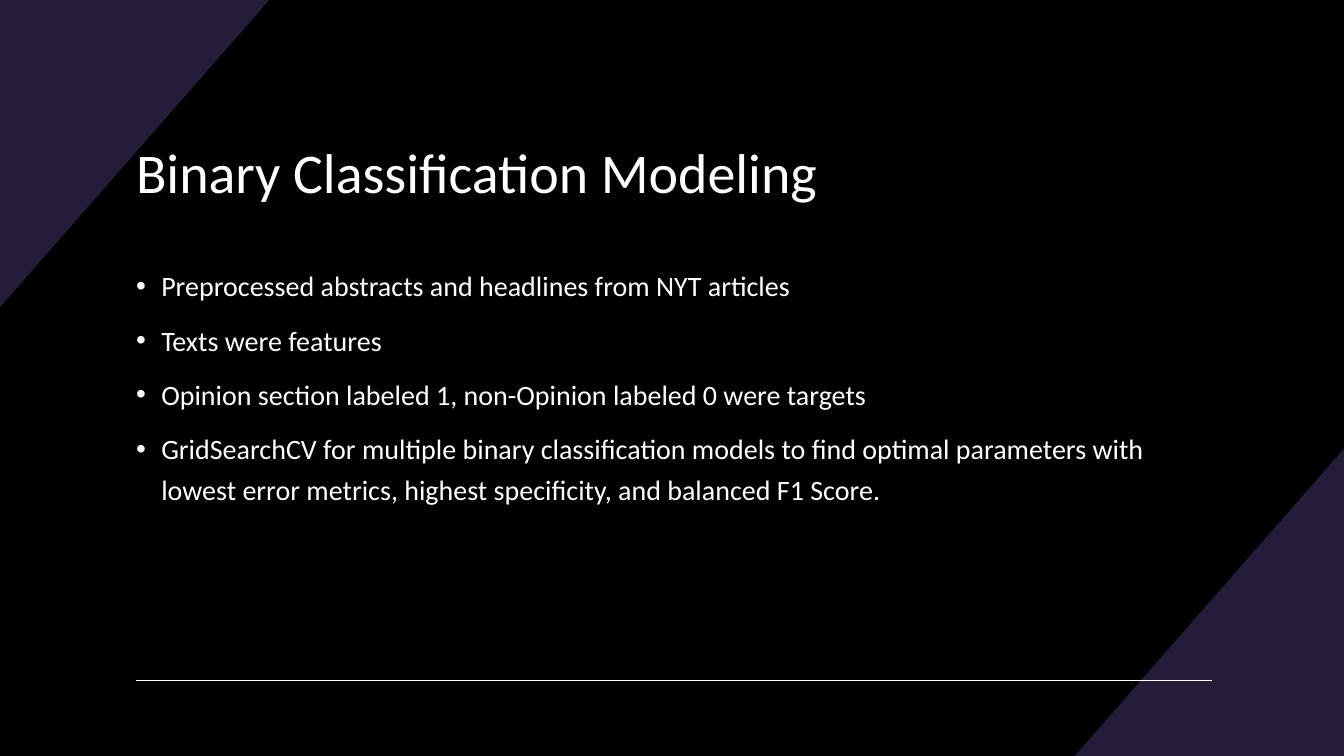
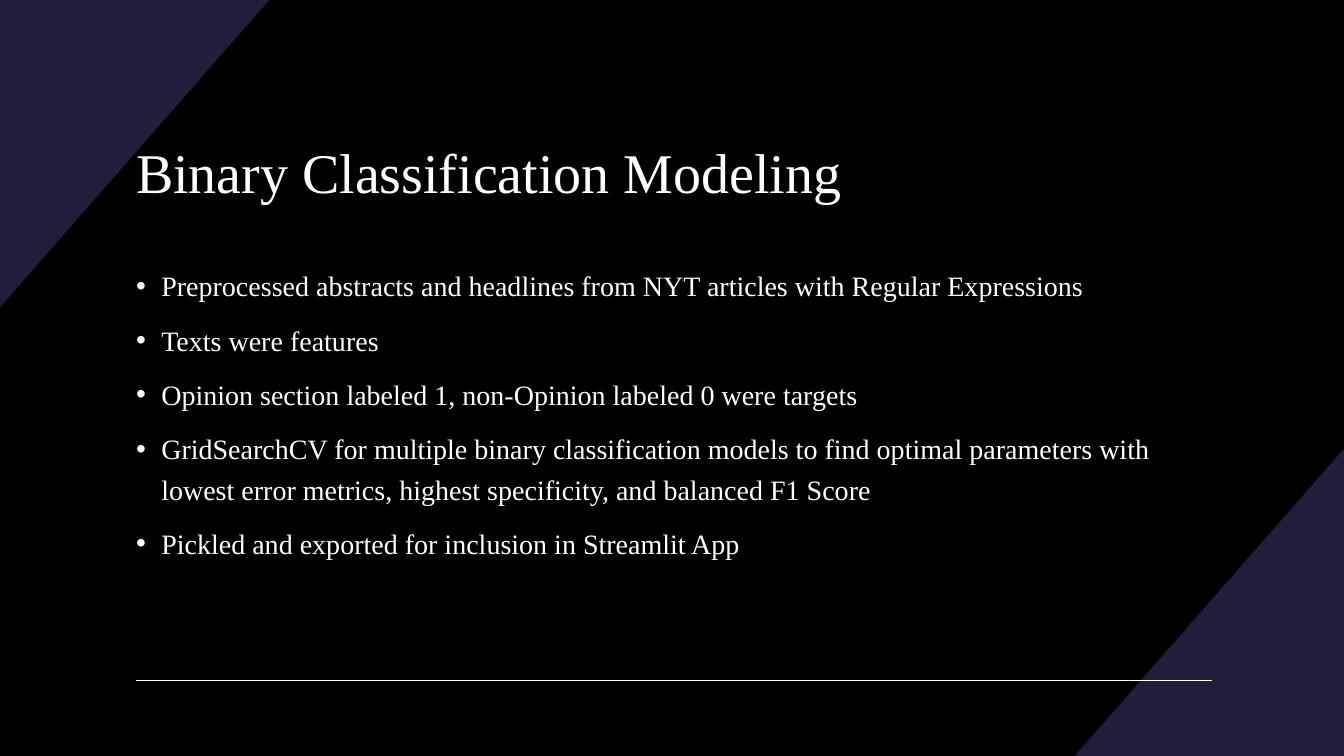
Before and after one commit to BenjaminRocco/Capstone_Project, a slide deck: slide 5 of Capstone_Presentation.pptx. Drawn at 1344x756 pixels with LibreOffice and Linux fonts; fonts in the diff are those of the drawing. Boxes give left, top, right and bottom in pixels: in the first picture for what was removed or moved away, otherwise in the second. Text is boxed around its words. In the diff, an @@ line names an element or a change of style, - is before the commit and + after.

```diff
--- a/Capstone_Presentation.pptx
+++ b/Capstone_Presentation.pptx
@@ title "Binary Classification Modeling" at [136, 150, 842, 204]: font Calibri to Times New Roman @@
@@ text at [161, 276, 1082, 302]: text changed; font Calibri to Times New Roman @@
-• Preprocessed abstracts and headlines from NYT articles
+• Preprocessed abstracts and headlines from NYT articles with Regular Expressions
@@ text at [161, 331, 857, 411]: font Calibri to Times New Roman in "Texts were features", "Opinion section labeled 1, non-Opinion labeled 0 ..." @@
@@ text at [161, 439, 1149, 560]: text changed; font Calibri to Times New Roman @@
-• GridSearchCV for multiple binary classification models to find optimal parameters with lowest error metrics, highest specificity, and balanced F1 Score.
+• GridSearchCV for multiple binary classification models to find optimal parameters with lowest error metrics, highest specificity, and balanced F1 Score
+• Pickled and exported for inclusion in Streamlit App
```
Also in this commit, not shown: 1 other slide changed, 2 slides added, 1 slide removed, 9 other files.
